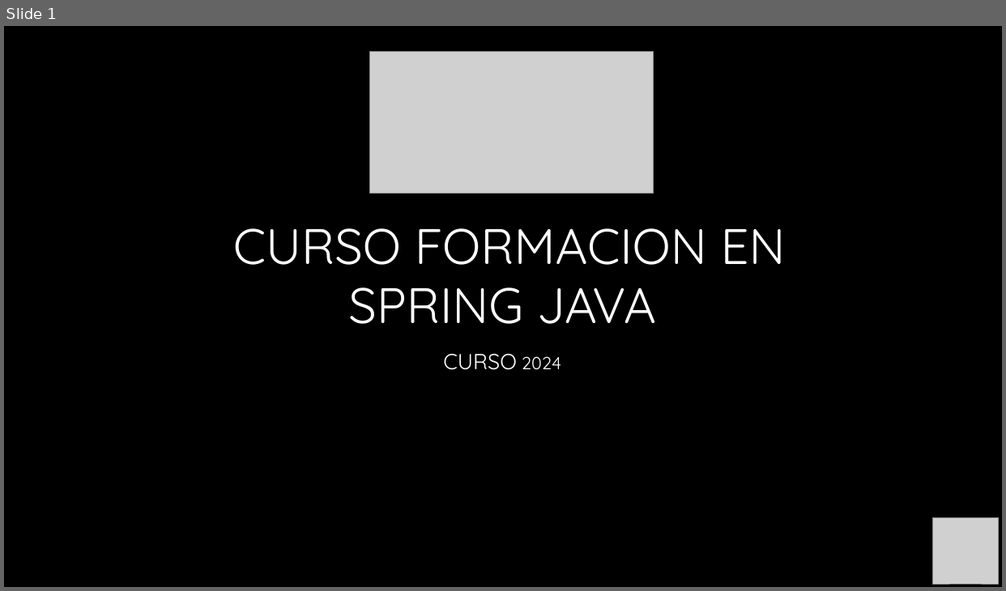
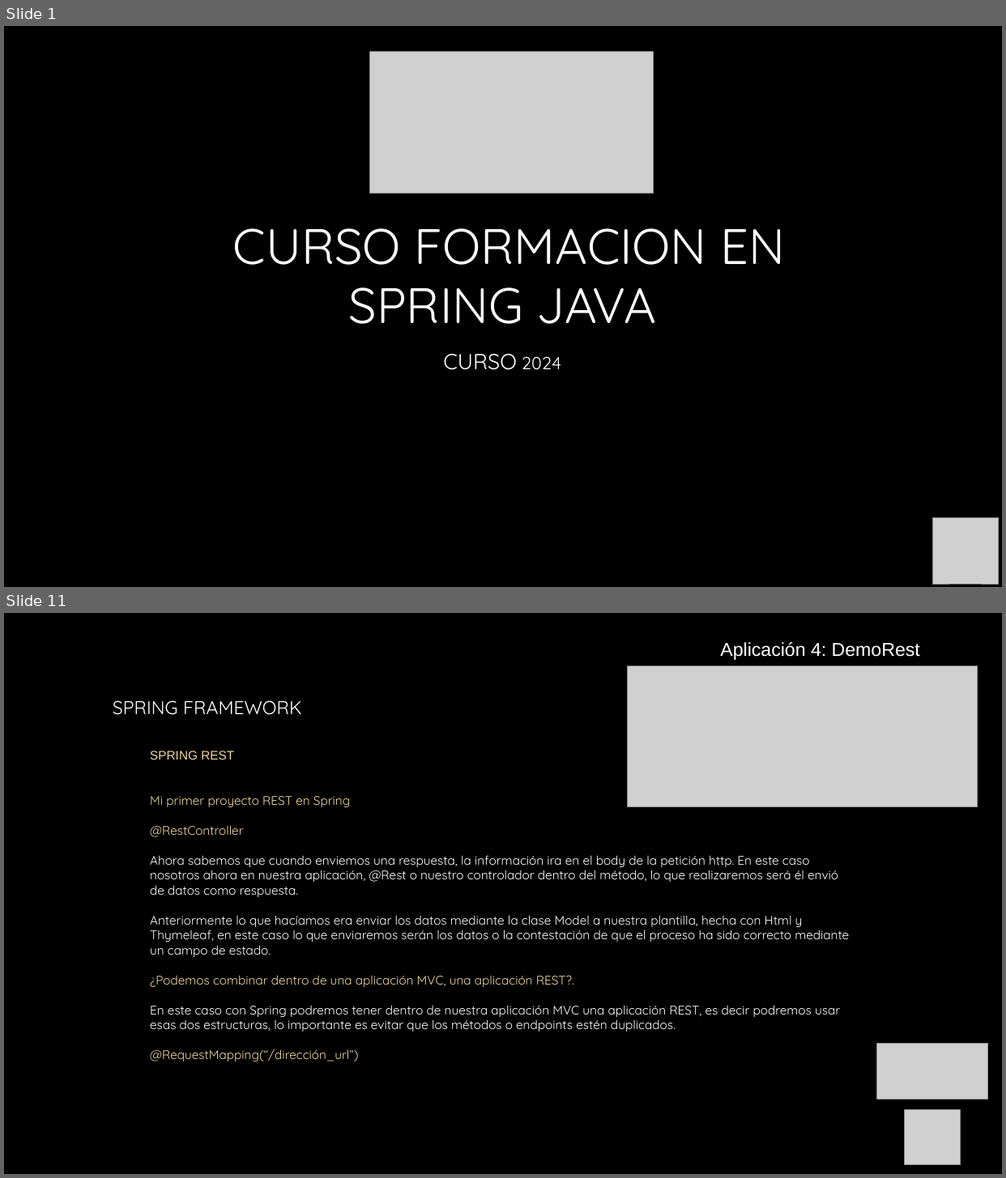
Before and after one commit to AntonioPardoRuiz/cursoSpring, a slide deck: Unidad 12- Spring Rest.pptx. Shown one above the other, each under a label of ours: slide 1 before the commit, slides 1 and 11 after it; the slides between them are not shown. The pictures are 1006x591 and 1006x1178 pixels, drawn with LibreOffice and Linux fonts; fonts in the diff are those of the drawing; grey boxes stand for pictures; background and template pictures are left out. Boxes give left, top, right and bottom in pixels: in the first picture for what was removed or moved away, otherwise in the second. Text is boxed around its words. In the diff, an @@ line names an element or a change of style, - is before the commit and + after.

Commit message:
Añadimos Spring Rest

```diff
--- a/Unidad 12- Spring Rest.pptx
+++ b/Unidad 12- Spring Rest.pptx
@@ slide 11 added at [4,613,1002,1174], background picture (left out) @@
@@ text added at [720,642,920,660], 18 pt, text #FFFFFF @@
+  Aplicación 4: DemoRest
@@ picture added at [628,666,978,807] @@
@@ text added at [113,700,849,1062], 12 pt, text #FFFFFF @@
+SPRING FRAMEWORK
+  SPRING REST
+  Mi primer proyecto REST en Spring
+  @RestController
+  Ahora sabemos que cuando enviemos una respuesta, la información ira en el body de la petición http. En este caso nosotros ahora en nuestra aplicación, @Rest o nuestro controlador dentro del método, lo que realizaremos será él envió de datos como respuesta.
+  Anteriormente lo que hacíamos era enviar los datos mediante la clase Model a nuestra plantilla, hecha con Html y Thymeleaf, en este caso lo que enviaremos serán los datos o la contestación de que el proceso ha sido correcto mediante un campo de estado.
+  ¿Podemos combinar dentro de una aplicación MVC, una aplicación REST?.
+  En este caso con Spring podremos tener dentro de nuestra aplicación MVC una aplicación REST, es decir podremos usar esas dos estructuras, lo importante es evitar que los métodos o endpoints estén duplicados.
+  @RequestMapping(“/dirección_url”)
@@ picture added at [877,1044,987,1100] @@
@@ picture added at [905,1110,960,1165] @@
```
Also in this commit, not shown: 2 slides changed, 36 other slides added, 28 slides removed, 16 other files.
